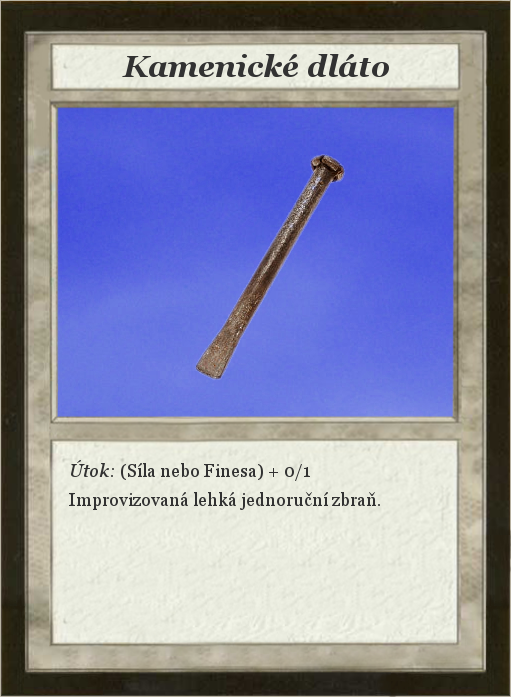
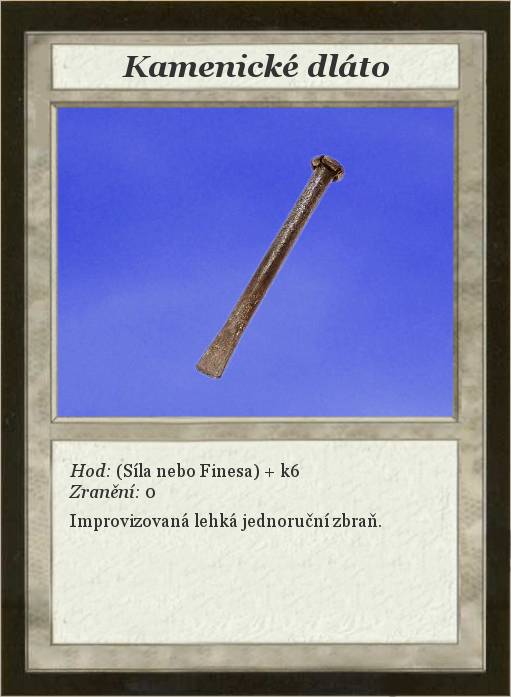
Comparing the layer stacks of the two 511 x 697 images. Changes:
renamed "Útok: (Síla nebo Finesa) + 0/1..." to "Hod: (Síla nebo Finesa) + k6 ...", painted on it over [69, 460, 381, 531]
